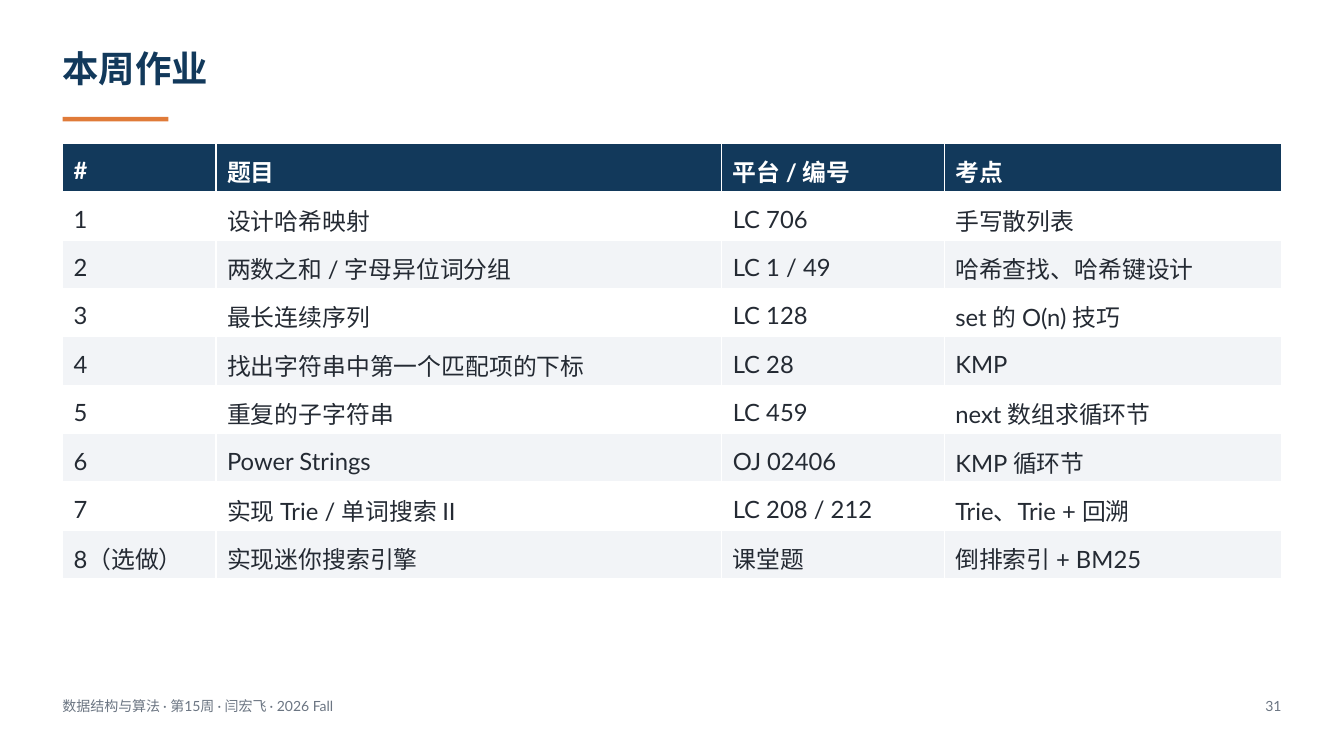
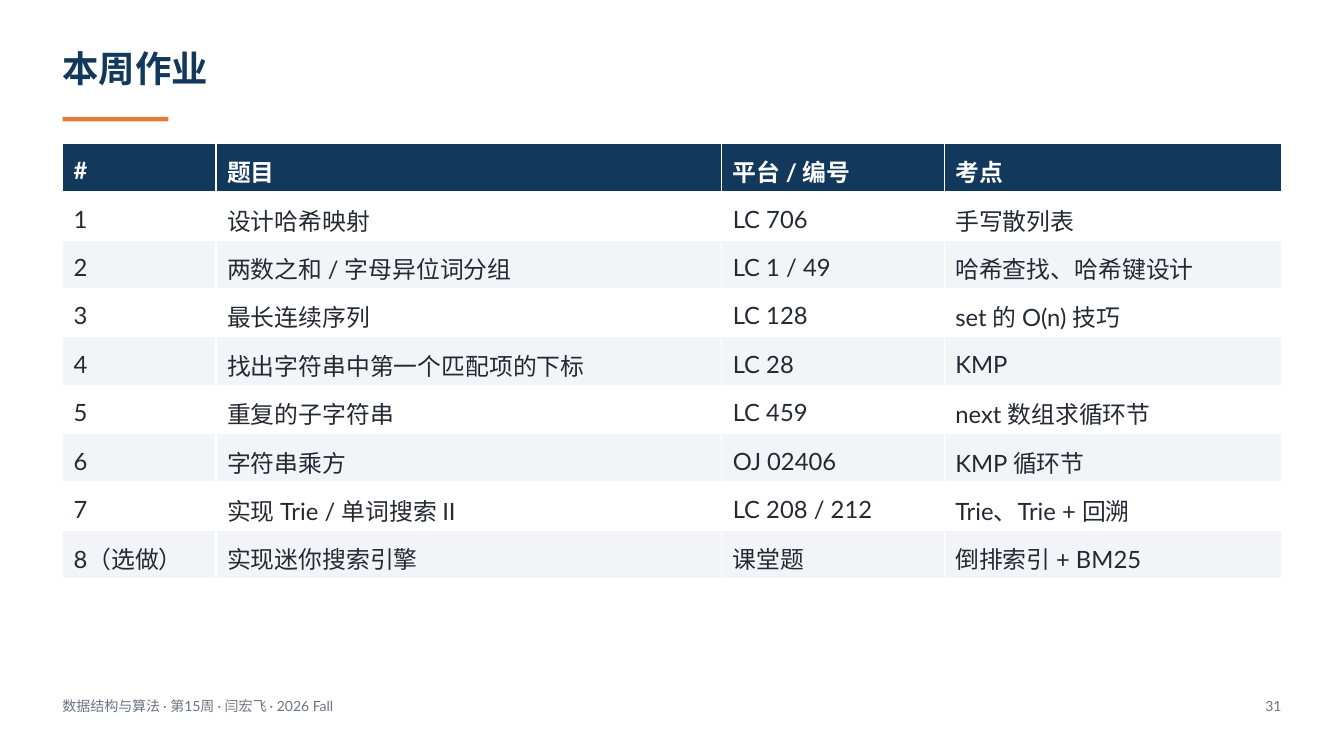
Before and after one commit to GMyhf/2026fall-cs201cq, a slide deck: slide 31 of courseware/202612_DSA_W15_Hash_KMP_InvertedIndex_RAG.pptx. Drawn at 1344x756 pixels with LibreOffice and Linux fonts; fonts in the diff are those of the drawing. Boxes give left, top, right and bottom in pixels: in the first picture for what was removed or moved away, otherwise in the second. Text is boxed around its words. In the diff, an @@ line names an element or a change of style, - is before the commit and + after.

```diff
--- a/courseware/202612_DSA_W15_Hash_KMP_InvertedIndex_RAG.pptx
+++ b/courseware/202612_DSA_W15_Hash_KMP_InvertedIndex_RAG.pptx
@@ table at <box>63,143,1282,580</box> @@
-row 7, column 2: Power Strings
+row 7, column 2: 字符串乘方
```
Also in this commit, not shown: 1 other slide changed, 13 other files.
